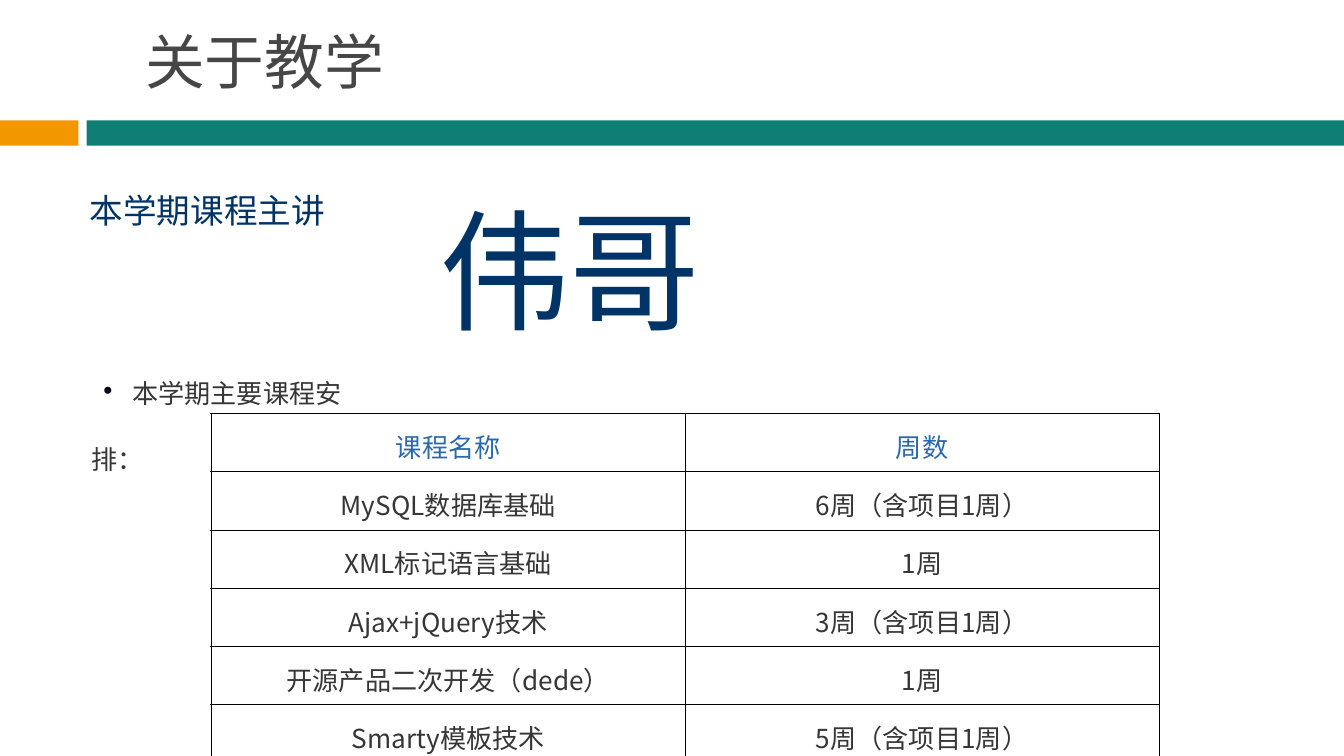
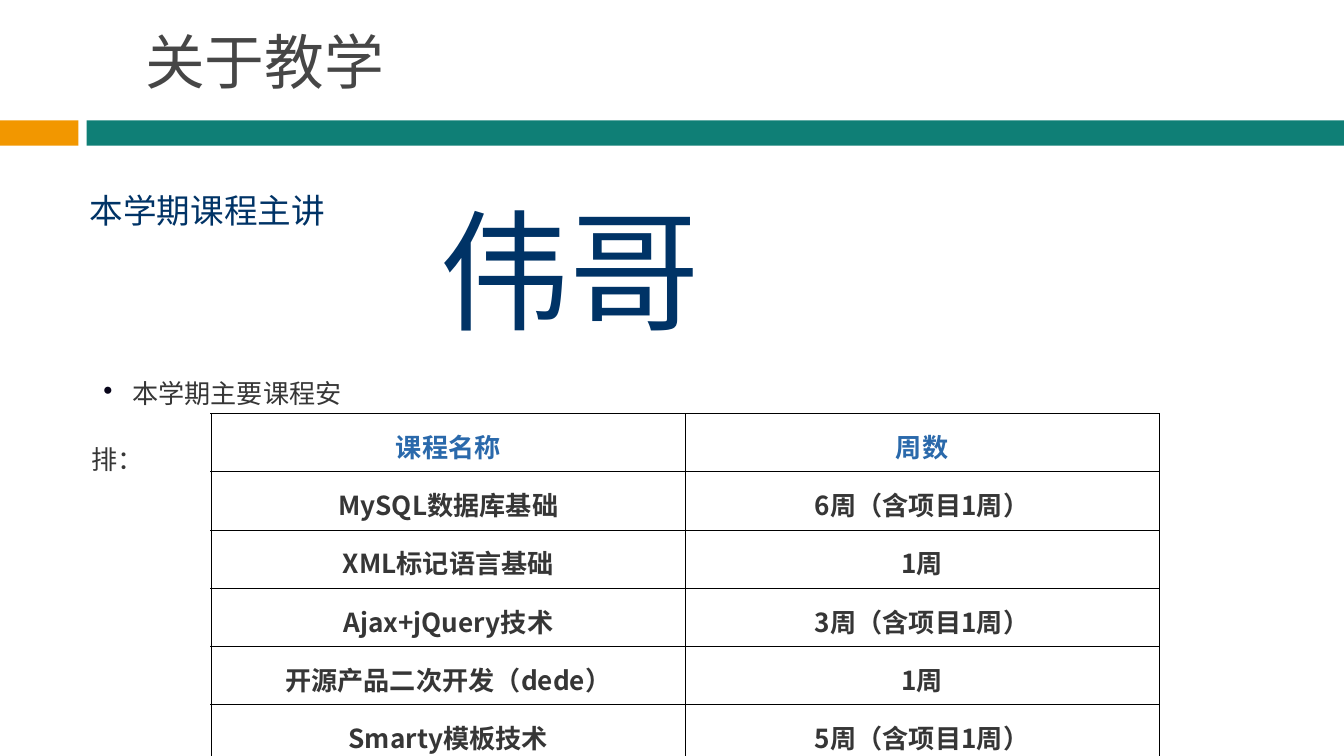
Before and after one commit to hbsiteam/Teaching2013, a slide deck: slide 5 of 3G/MySQL数据库/MySQL_PPT_1.0.0/MySQL-chapter-1-v1.0.0.ppt. Drawn at 1344x756 pixels with LibreOffice and Linux fonts; fonts in the diff are those of the drawing; background and template pictures are left out. Boxes give left, top, right and bottom in pixels: in the first picture for what was removed or moved away, otherwise in the second. Text is boxed around its words. In the diff, an @@ line names an element or a change of style, - is before the commit and + after.

```diff
--- a/3G/MySQL数据库/MySQL_PPT_1.0.0/MySQL-chapter-1-v1.0.0.ppt
+++ b/3G/MySQL数据库/MySQL_PPT_1.0.0/MySQL-chapter-1-v1.0.0.ppt
@@ table at bbox=[211, 414, 1159, 756] @@
@@ bold on @@
```
Also in this commit, not shown: 15 other slides changed, 1 slide added, 4 other files.
